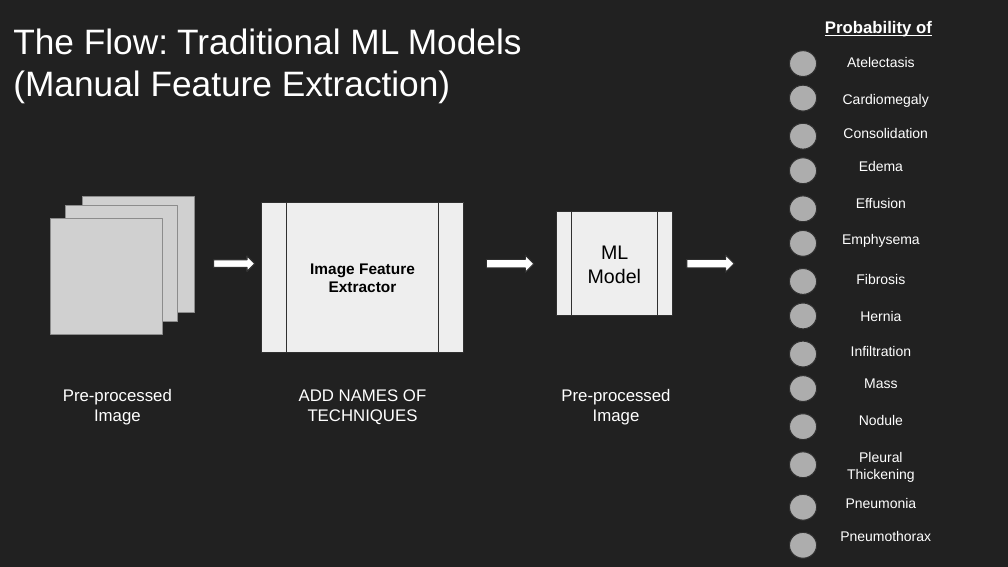
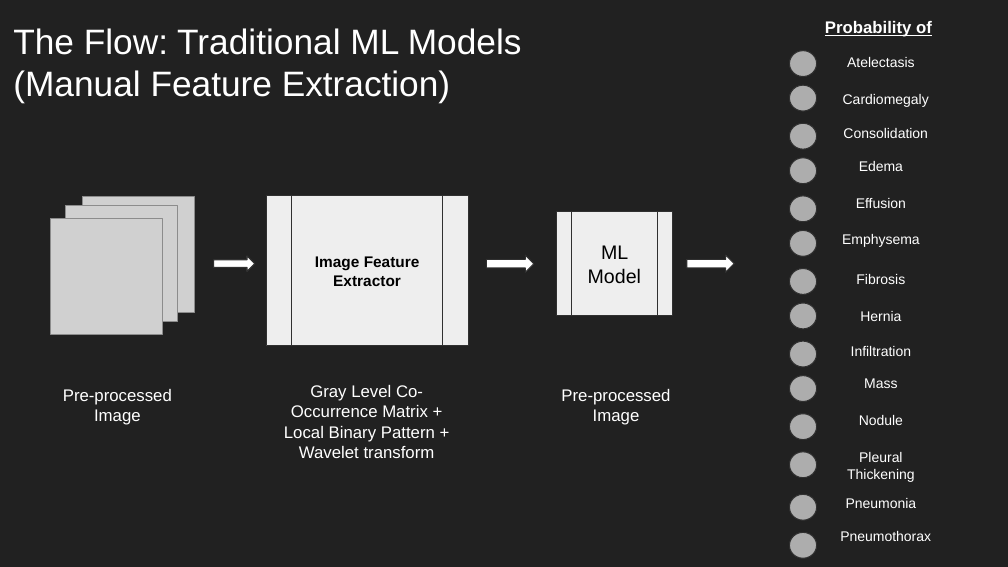
Before and after one commit to arshmodak/NIH_Chest_XRays_Disease_Detection, a slide deck: slide 11 of CS5100_Project_Presentation.pptx. Drawn at 1008x567 pixels with LibreOffice and Linux fonts; fonts in the diff are those of the drawing; grey boxes stand for pictures. Boxes give left, top, right and bottom in pixels: in the first picture for what was removed or moved away, otherwise in the second. Text is boxed around its words. In the diff, an @@ line names an element or a change of style, - is before the commit and + after.

Commit message:
UPDATED PRESENTATION

```diff
--- a/CS5100_Project_Presentation.pptx
+++ b/CS5100_Project_Presentation.pptx
@@ flow chart predefined process "Image Feature Extractor": place and size @@
-flow chart predefined process "Image Feature Extractor" at (262, 203, 464, 353)
+flow chart predefined process "Image Feature Extractor" at (266, 196, 468, 346)
@@ text at (284, 385, 435, 458): text changed @@
-ADD NAMES OF TECHNIQUES
+Gray Level Co-Occurrence Matrix + Local Binary Pattern + Wavelet transform
```
Also in this commit, not shown: 2 slides added, 2 slides removed.
